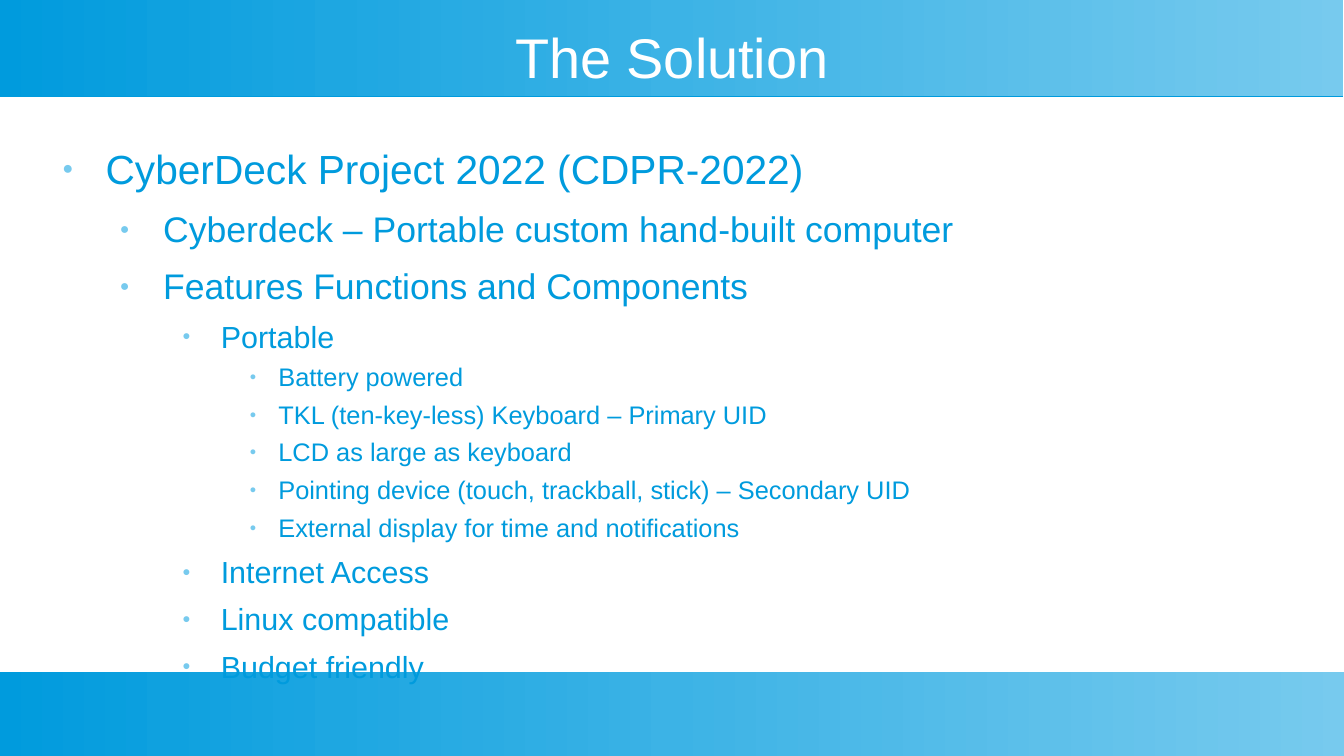
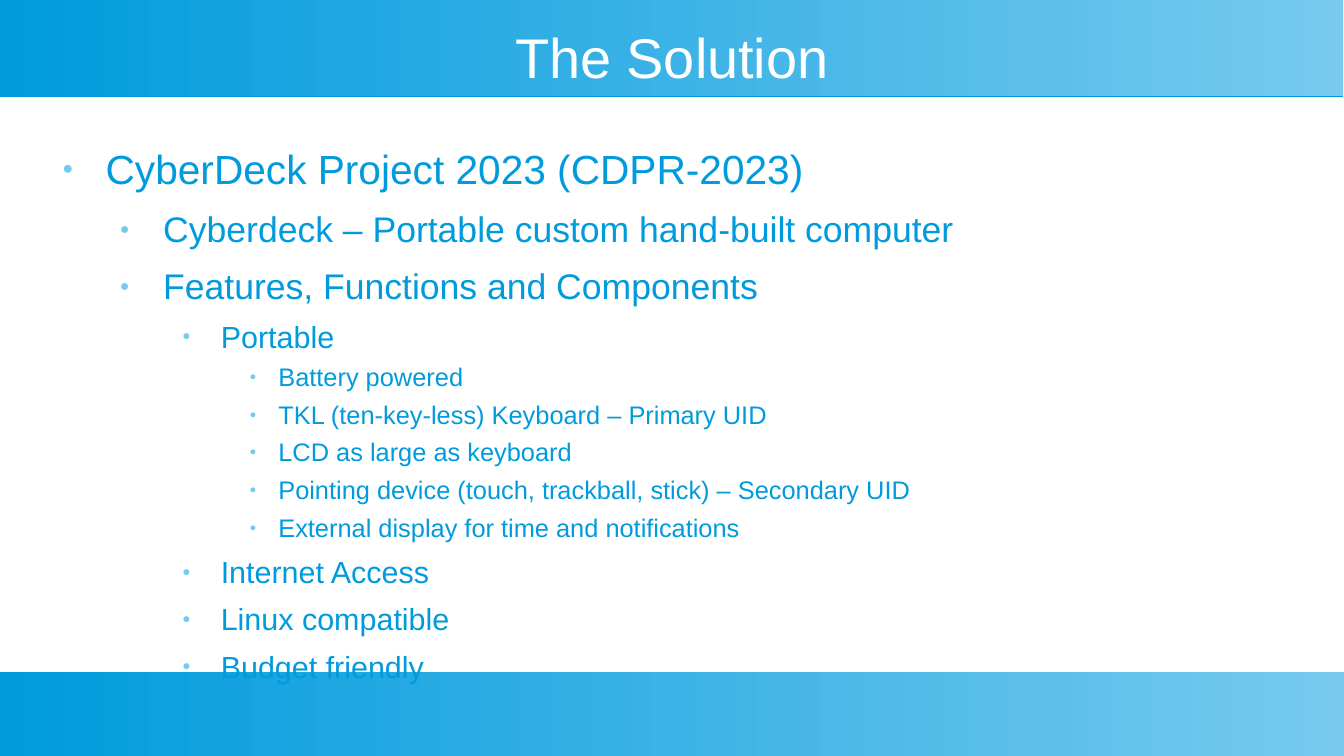
Before and after one commit to Genadeb/cyberdeck, a slide deck: slide 4 of prep/documents/vlog01.odp. Drawn at 1344x756 pixels with LibreOffice and Linux fonts; fonts in the diff are those of the drawing. Boxes give left, top, right and bottom in pixels: in the first picture for what was removed or moved away, otherwise in the second. Text is boxed around its words. In the diff, an @@ line names an element or a change of style, - is before the commit and + after.

```diff
--- a/prep/documents/vlog01.odp
+++ b/prep/documents/vlog01.odp
@@ text at bbox=[106, 154, 803, 192]: text changed @@
-● CyberDeck Project 2022 (CDPR-2022)
+● CyberDeck Project 2023 (CDPR-2023)
@@ text at bbox=[163, 273, 758, 307]: text changed @@
-  ● Features Functions and Components
+  ● Features, Functions and Components
```
Also in this commit, not shown: 3 other slides changed, 3 slides added, 2 slides removed, 7 other files.
